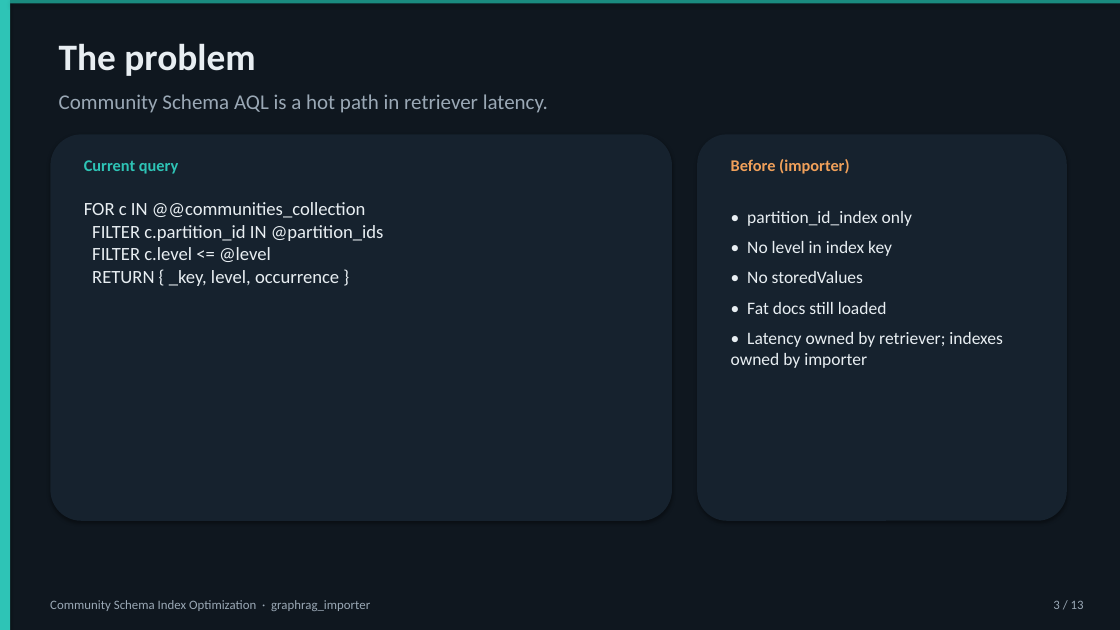
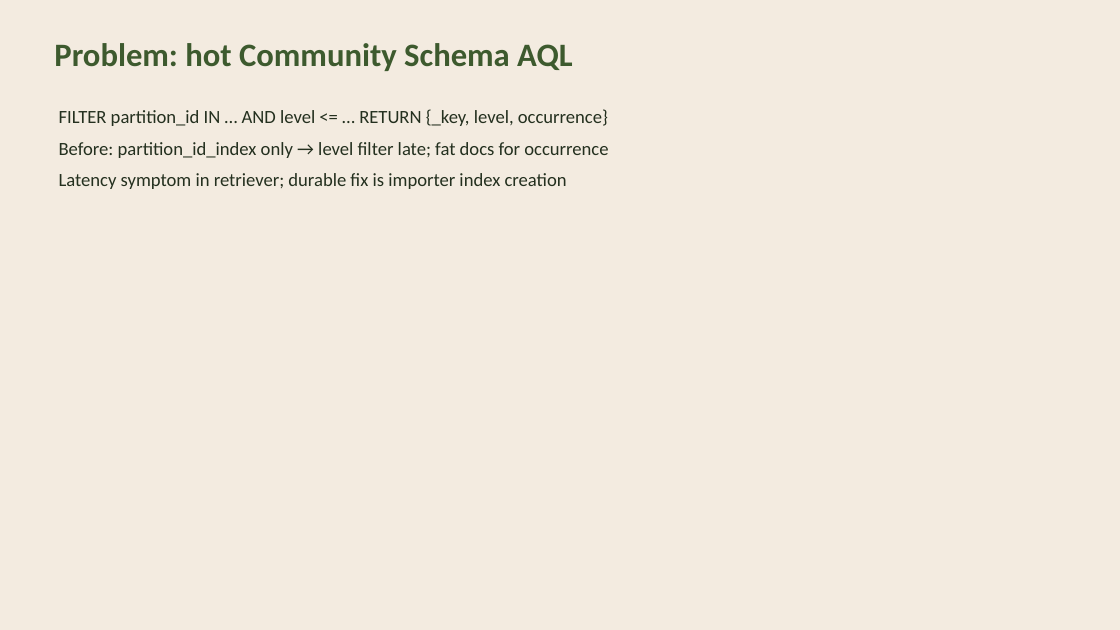
Before and after one commit to RiddickShailah/Arango_Community-Schema-Query-, a slide deck: slide 2 of docs/Community_Schema_Optimization.pptx (slide 3 before the commit). Drawn at 1120x630 pixels with LibreOffice and Linux fonts; fonts in the diff are those of the drawing. Boxes give left, top, right and bottom in pixels: in the first picture for what was removed or moved away, otherwise in the second. Text is boxed around its words. In the diff, an @@ line names an element or a change of style, - is before the commit and + after.

```diff
--- a/docs/Community_Schema_Optimization.pptx
+++ b/docs/Community_Schema_Optimization.pptx
@@ background #FFFFFF to #F3EBE0 @@
@@ rectangle removed at [0,0,1120,630] @@
@@ rectangle removed at [0,0,10,630] @@
@@ rectangle removed at [10,0,1120,3] @@
@@ text at [54,43,572,71]: text changed; size 18 to 28 pt; text colour #9AA8B5 to #3D5A2E; bold on @@
-Community Schema AQL is a hot path in retriever latency.
+Problem: hot Community Schema AQL
@@ text removed at [59,43,255,76] @@
-The problem
@@ text added at [59,109,608,189], 16 pt, text #24301F @@
+FILTER partition_id IN … AND level <= … RETURN {_key, level, occurrence}
+Before: partition_id_index only → level filter late; fat docs for occurrence
+Latency symptom in retriever; durable fix is importer index creation
@@ rounded rectangle removed at [50,134,672,521] @@
@@ rounded rectangle removed at [697,134,1067,521] @@
@@ text removed at [84,160,178,174] @@
-Current query
@@ text removed at [731,159,849,174] @@
-Before (importer)
@@ text removed at [84,202,384,286] @@
-FOR c IN @@communities_collection
-FILTER c.partition_id IN @partition_ids
-FILTER c.level <= @level
-RETURN { _key, level, occurrence }
@@ text removed at [731,211,1002,368] @@
-• partition_id_index only
-• No level in index key
-• No storedValues
-• Fat docs still loaded
-• Latency owned by retriever; indexes owned by importer
@@ text removed at [50,600,370,611] @@
-Community Schema Index Optimization · graphrag_importer
@@ text removed at [1053,600,1084,609] @@
-3 / 13
```
Also in this commit, not shown: 1 other slide changed, 8 slides added, 11 slides removed, 9 other files.
